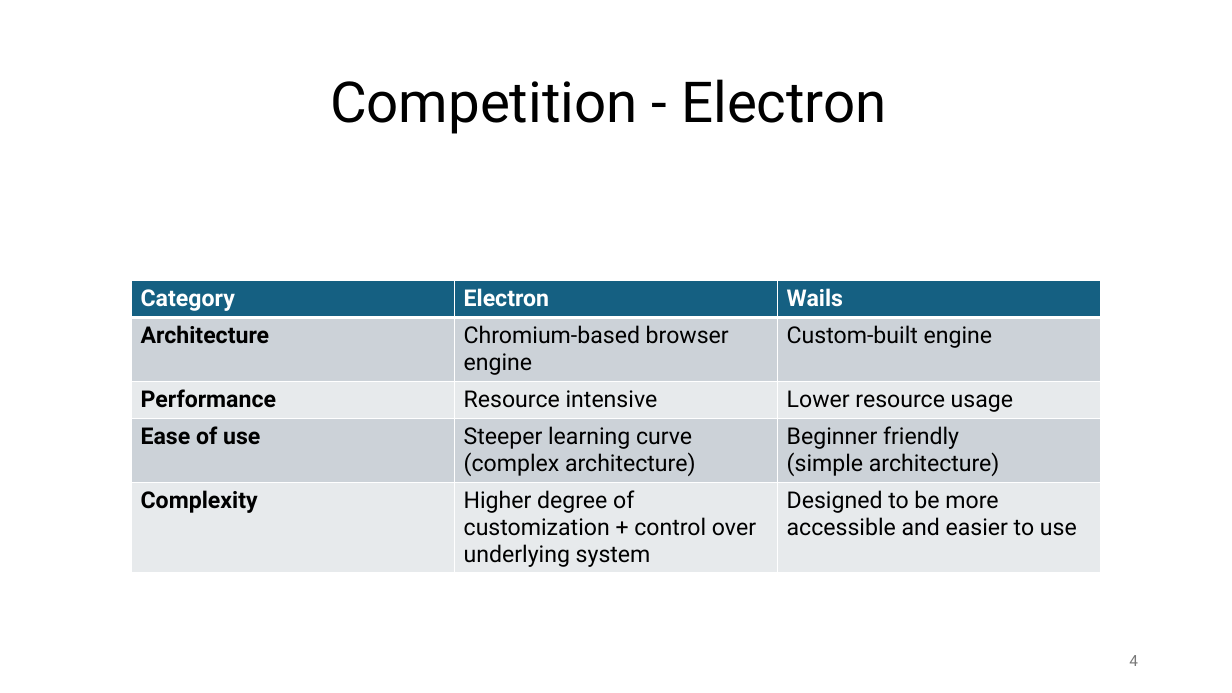
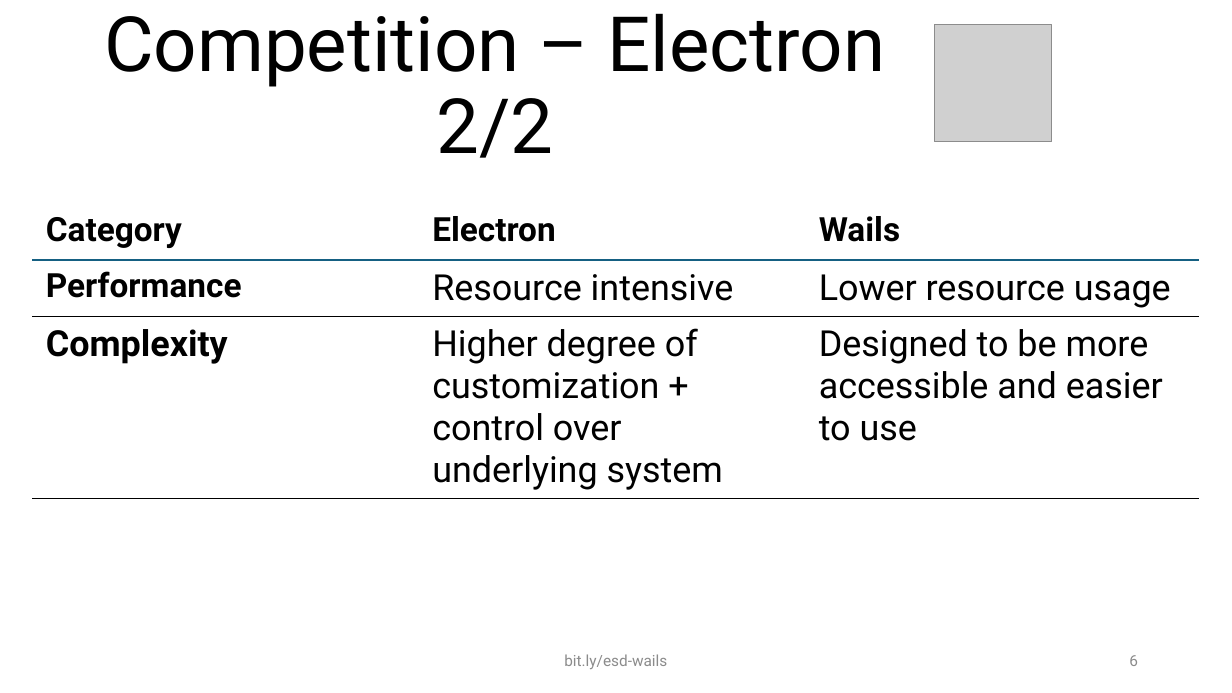
Before and after one commit to hiphof/esd-2024-wailsvue, a slide deck: slide 6 of presentation/Wails-Vue_Presentation.pptx (slide 4 before the commit). Drawn at 1232x693 pixels with LibreOffice and Linux fonts; fonts in the diff are those of the drawing; grey boxes stand for pictures. Boxes give left, top, right and bottom in pixels: in the first picture for what was removed or moved away, otherwise in the second. Text is boxed around its words. In the diff, an @@ line names an element or a change of style, - is before the commit and + after.

```diff
--- a/presentation/Wails-Vue_Presentation.pptx
+++ b/presentation/Wails-Vue_Presentation.pptx
@@ title at <box>104,13,886,158</box>: text changed; size 44 to 59.4 pt @@
-Competition - Electron
+Competition – Electron 2/2
@@ picture added at <box>934,24,1052,141</box> @@
@@ table at <box>32,204,1199,503</box> @@
-row 2: Architecture | Chromium-based browser engine | Custom-built engine
-row 4: Ease of use | Steeper learning curve / (complex architecture) | Beginner friendly / (simple architecture)
@@ table: place and size @@
-table at <box>131,280,1102,577</box>
+table at <box>32,204,1199,503</box>
@@ text added at <box>564,654,667,669</box>, 12 pt, text #8C8C8C @@
+bit.ly/esd-wails
@@ page number at <box>1129,655,1138,666</box>: text changed; text colour #797979 to #8C8C8C @@
-4
+6
```
Also in this commit, not shown: 5 other slides changed, 10 slides added, 8 slides removed, 1 other file.
